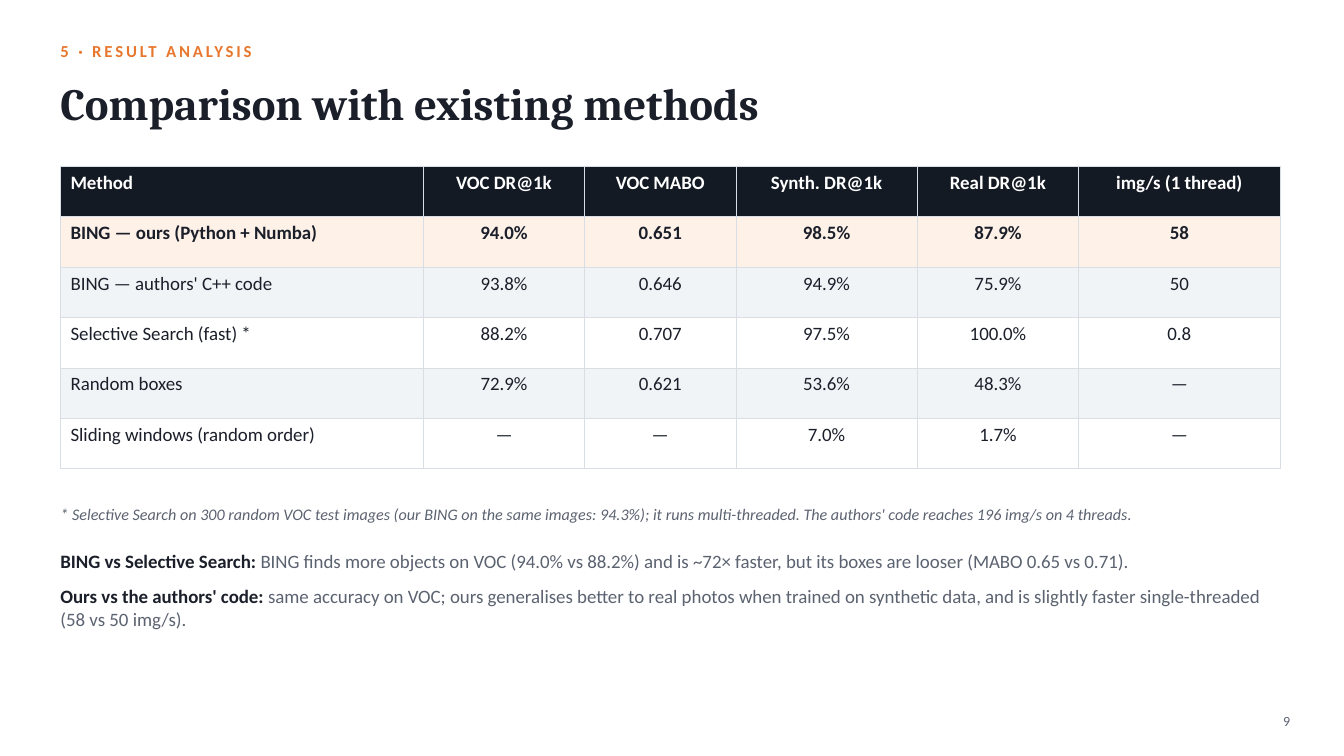
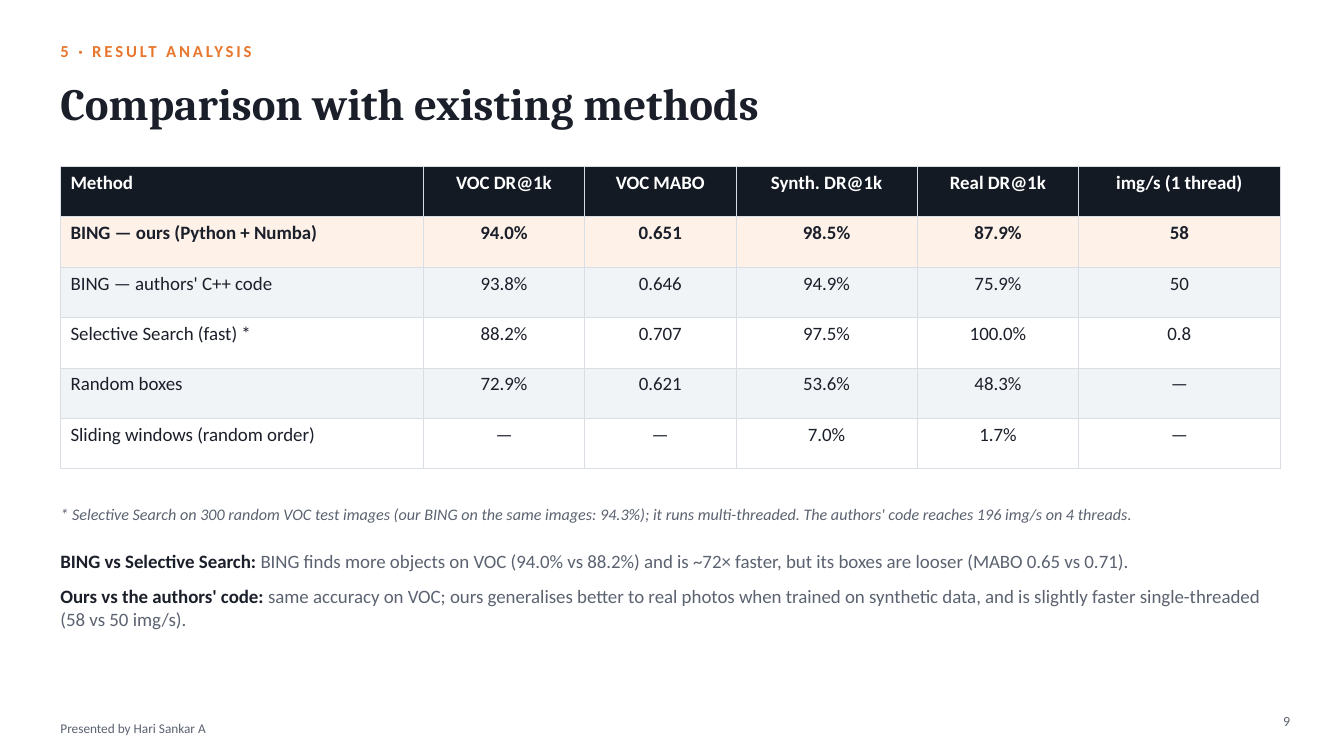
Before and after one commit to hari18305/cvprojectg10, a slide deck: slide 9 of presentation/BING_Objectness_Group10.pptx. Drawn at 1344x756 pixels with LibreOffice and Linux fonts; fonts in the diff are those of the drawing. Boxes give left, top, right and bottom in pixels: in the first picture for what was removed or moved away, otherwise in the second. Text is boxed around its words. In the diff, an @@ line names an element or a change of style, - is before the commit and + after.

```diff
--- a/presentation/BING_Objectness_Group10.pptx
+++ b/presentation/BING_Objectness_Group10.pptx
@@ text added at [60,724,206,735], 9.5 pt, text #5B6270 @@
+Presented by Hari Sankar A
```
Also in this commit, not shown: 10 other slides changed, 4 other files.
